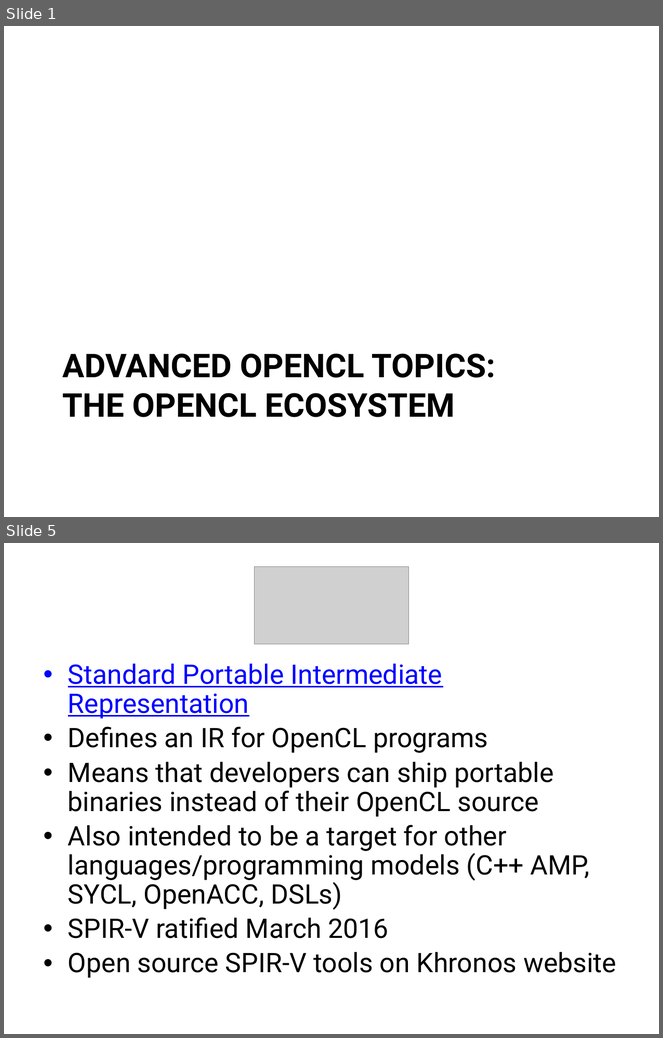
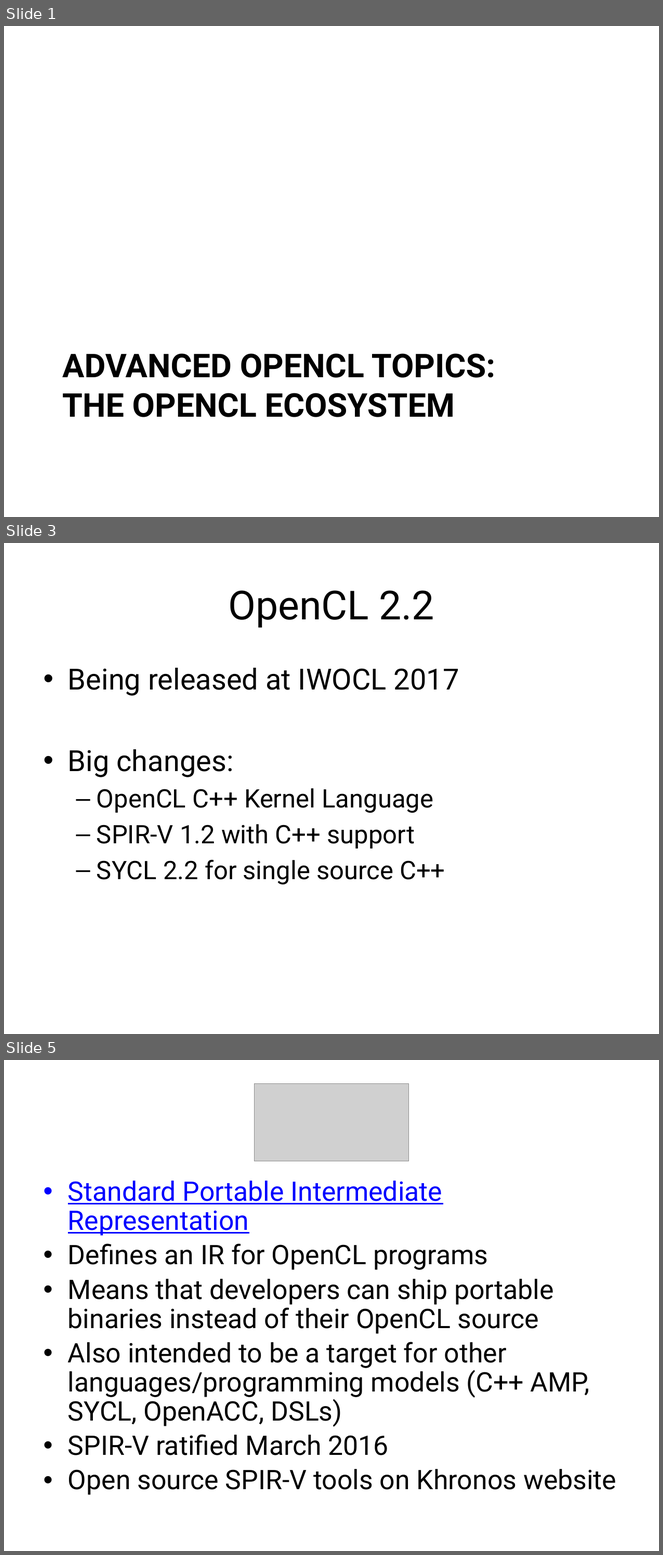
Before and after one commit to UoB-HPC/opencl-training-code, a slide deck: slides/advanced_outro.pptx. Shown one above the other, each under a label of ours: slides 1 and 5 before the commit, slides 1, 3 and 5 after it; the slides between them are not shown. The pictures are 663x1038 and 663x1555 pixels, drawn with LibreOffice and Linux fonts; fonts in the diff are those of the drawing; grey boxes stand for pictures. Boxes give left, top, right and bottom in pixels: in the first picture for what was removed or moved away, otherwise in the second. Text is boxed around its words. In the diff, an @@ line names an element or a change of style, - is before the commit and + after.

```diff
--- a/slides/advanced_outro.pptx
+++ b/slides/advanced_outro.pptx
@@ slide 3 added at (4, 543, 659, 1034), background #FFFFFF @@
@@ title added at (228, 590, 435, 628), 44 pt, text #000000 @@
+OpenCL 2.2
@@ text added at (68, 668, 460, 885), 28 pt, text #000000 @@
+• Being released at IWOCL 2017
+• Big changes:
+  – OpenCL C++ Kernel Language
+  – SPIR-V 1.2 with C++ support
+  – SYCL 2.2 for single source C++
```
Also in this commit, not shown: 4 slides changed, 1 other slide added.
